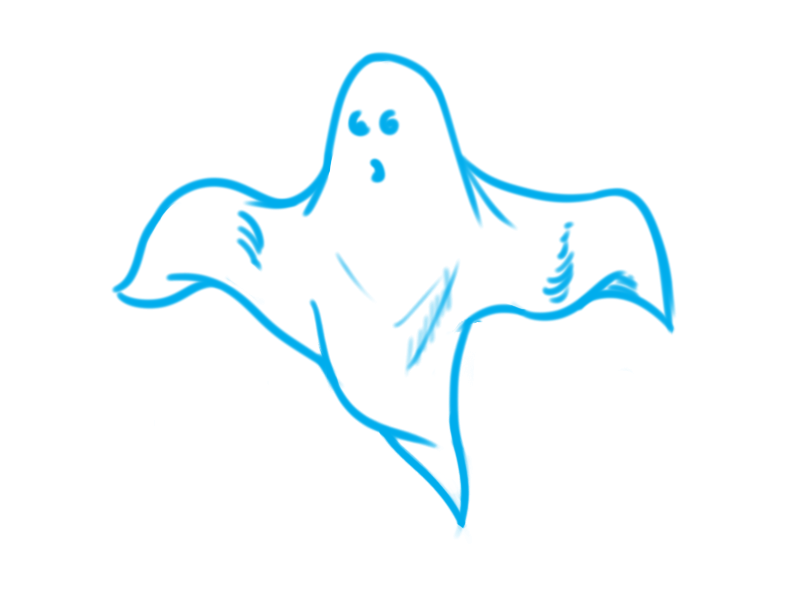
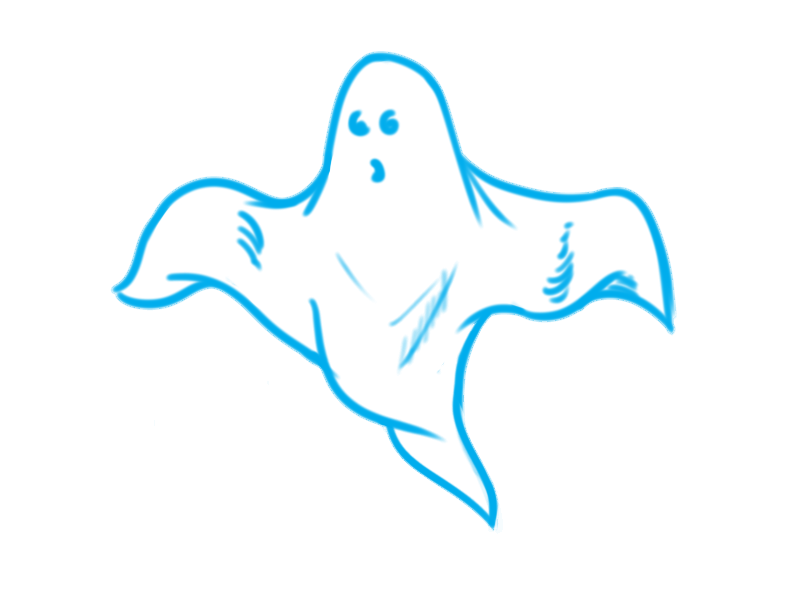
Two versions of the same layered image (800x600). Layer-by-layer changes:
hid group "Group 9" (1 layers) over [110, 51, 677, 544]
hid "Layer 1 copy 2" over [110, 51, 677, 544]
showed group "Group 10" (1 layers) over [110, 51, 677, 534]
showed "Layer 1 copy 5" over [110, 51, 677, 534]
